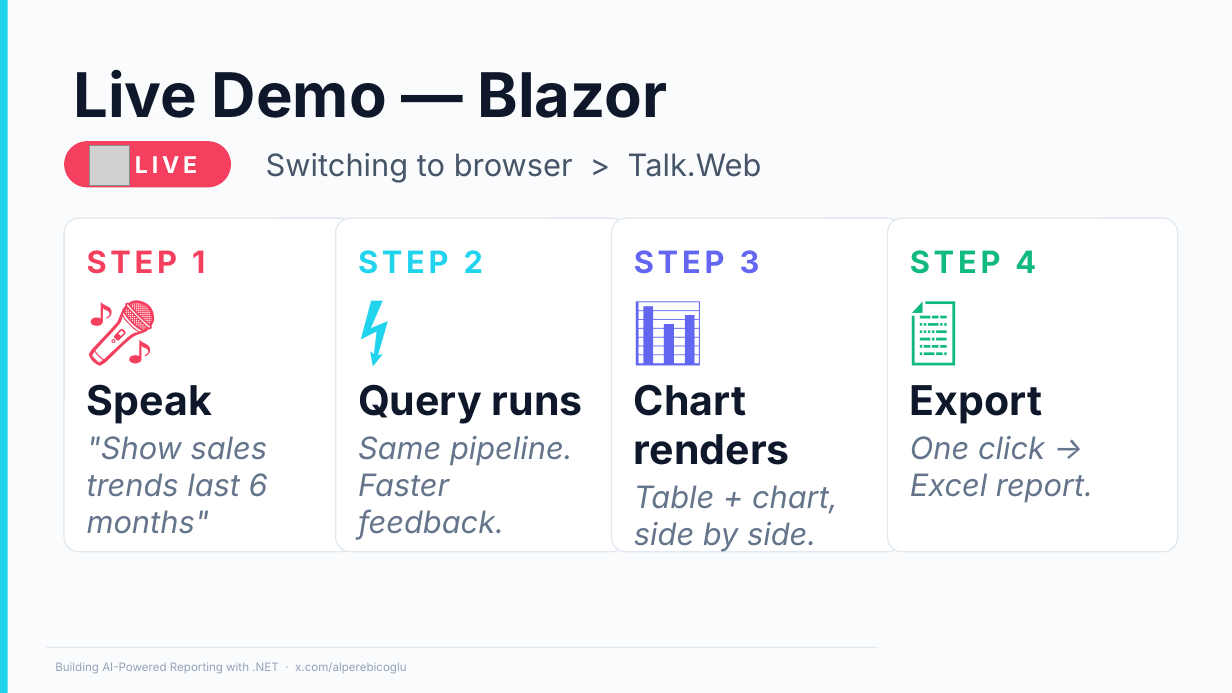
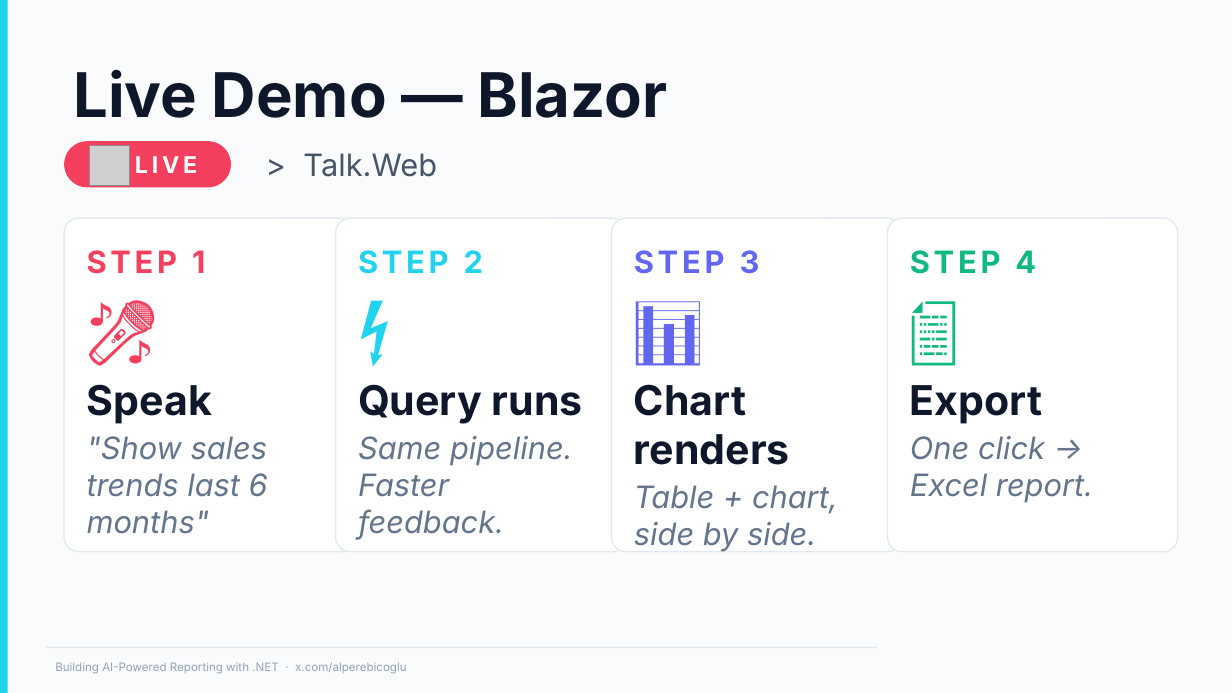
Before and after one commit to ebicoglu/chat-with-your-data-conference, a slide deck: slide 16 of Presentation-Master.pptx. Drawn at 1232x693 pixels with LibreOffice and Linux fonts; fonts in the diff are those of the drawing; grey boxes stand for pictures; background and template pictures are left out. Boxes give left, top, right and bottom in pixels: in the first picture for what was removed or moved away, otherwise in the second. Text is boxed around its words. In the diff, an @@ line names an element or a change of style, - is before the commit and + after.

```diff
--- a/Presentation-Master.pptx
+++ b/Presentation-Master.pptx
@@ text at <box>303,153,437,177</box>: text changed @@
-Switching to browser > Talk.Web
+> Talk.Web
```
Also in this commit, not shown: 10 other slides changed.
